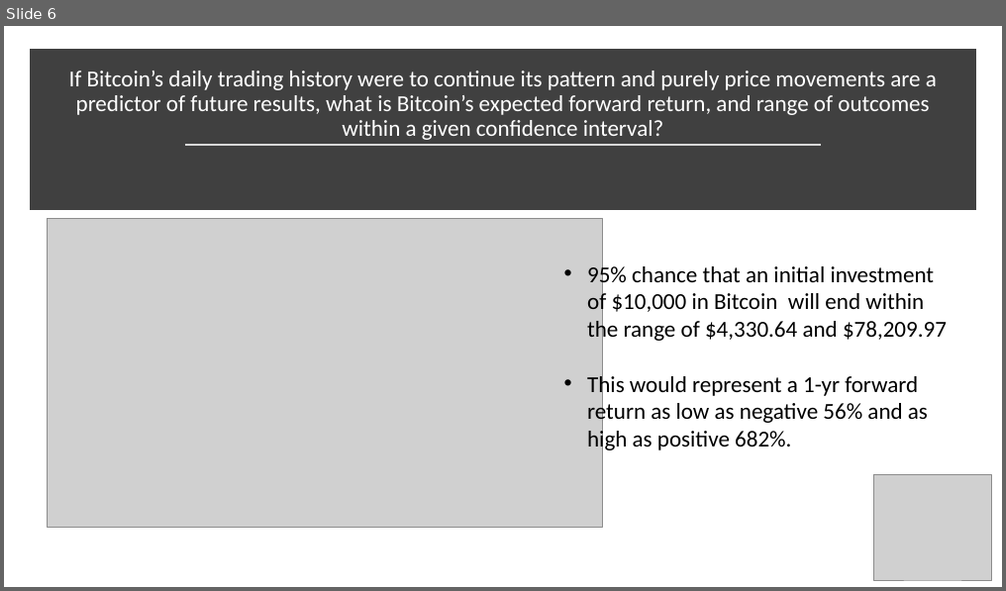
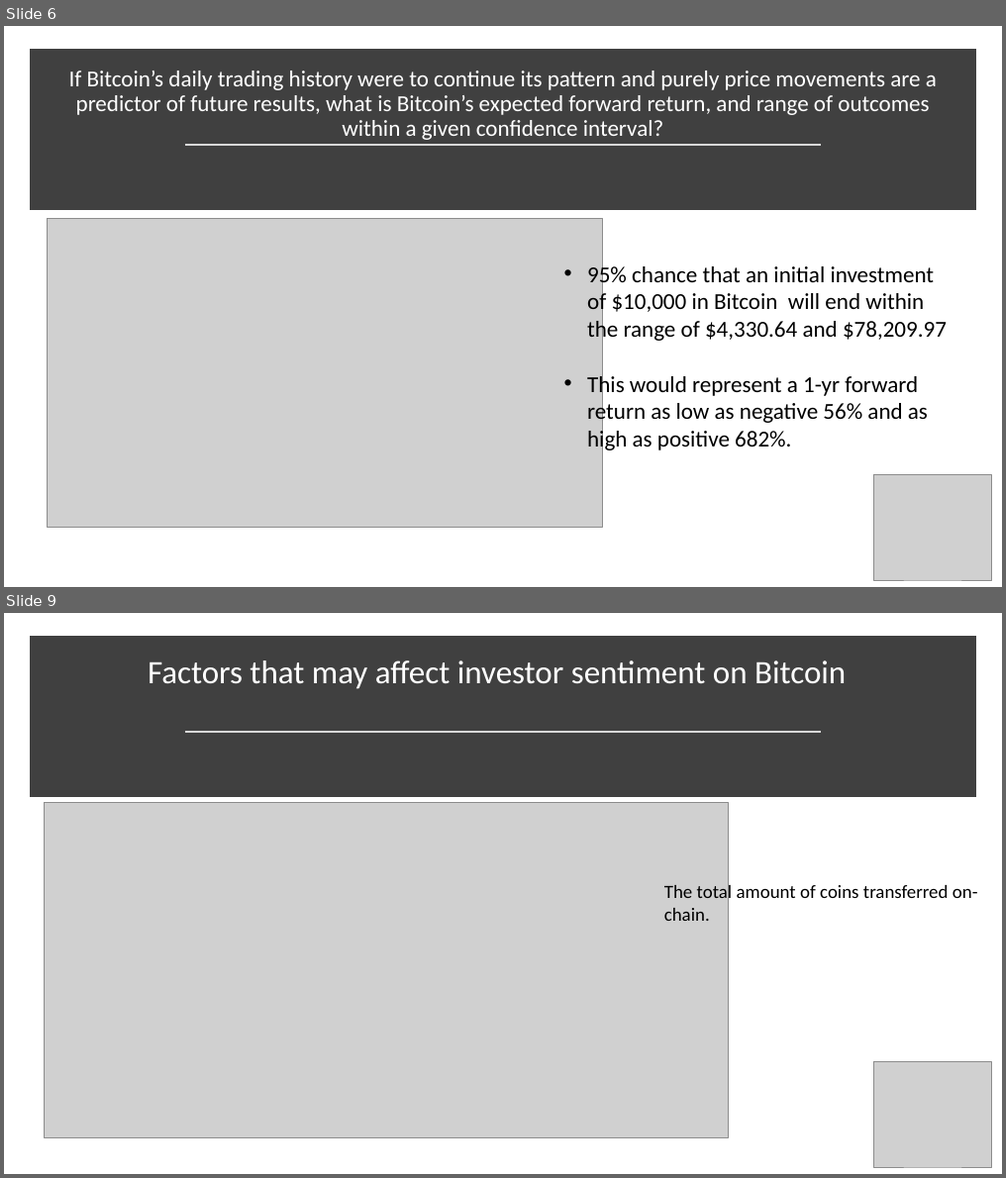
Before and after one commit to jennifermulroy/Bitcoin, a slide deck: Bitcoin_presentation.pptx. Shown one above the other, each under a label of ours: slide 6 before the commit, slides 6 and 9 after it; the slides between them are not shown. The pictures are 1006x591 and 1006x1178 pixels, drawn with LibreOffice and Linux fonts; fonts in the diff are those of the drawing; grey boxes stand for pictures. Boxes give left, top, right and bottom in pixels: in the first picture for what was removed or moved away, otherwise in the second. Text is boxed around its words. In the diff, an @@ line names an element or a change of style, - is before the commit and + after.

```diff
--- a/Bitcoin_presentation.pptx
+++ b/Bitcoin_presentation.pptx
@@ slide 9 added at (4, 613, 1002, 1174), background #FFFFFF @@
@@ rectangle added at (35, 642, 971, 792), fill #404040, outline #404040 10 pt @@
@@ title added at (148, 661, 846, 689), 31.5 pt, text #FFFFFF @@
+Factors that may affect investor sentiment on Bitcoin
@@ line added from (185, 731) to (822, 731), #D9D9D9 1.75 pt @@
@@ picture added at (44, 802, 728, 1138) @@
@@ text added at (664, 882, 978, 921), 18 pt, text #000000 @@
+The total amount of coins transferred on-chain.
@@ picture added at (874, 1062, 991, 1167) @@
```
Also in this commit, not shown: 1 slide changed, 8 other slides added, 1 other file.
